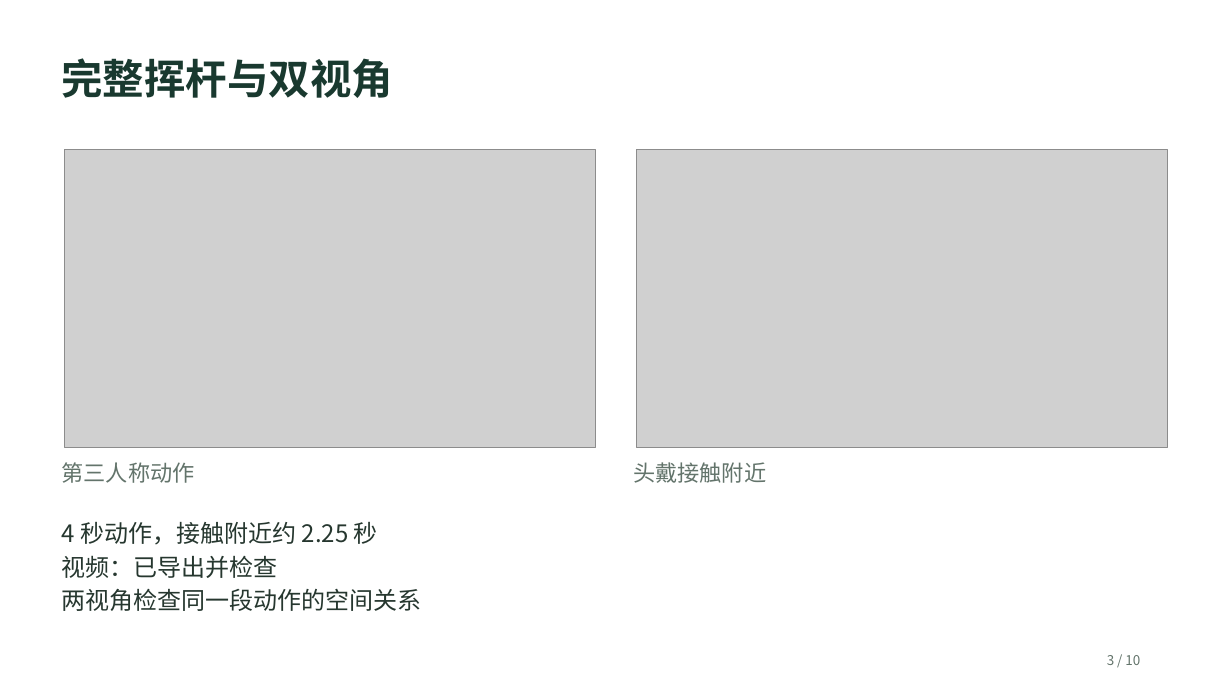
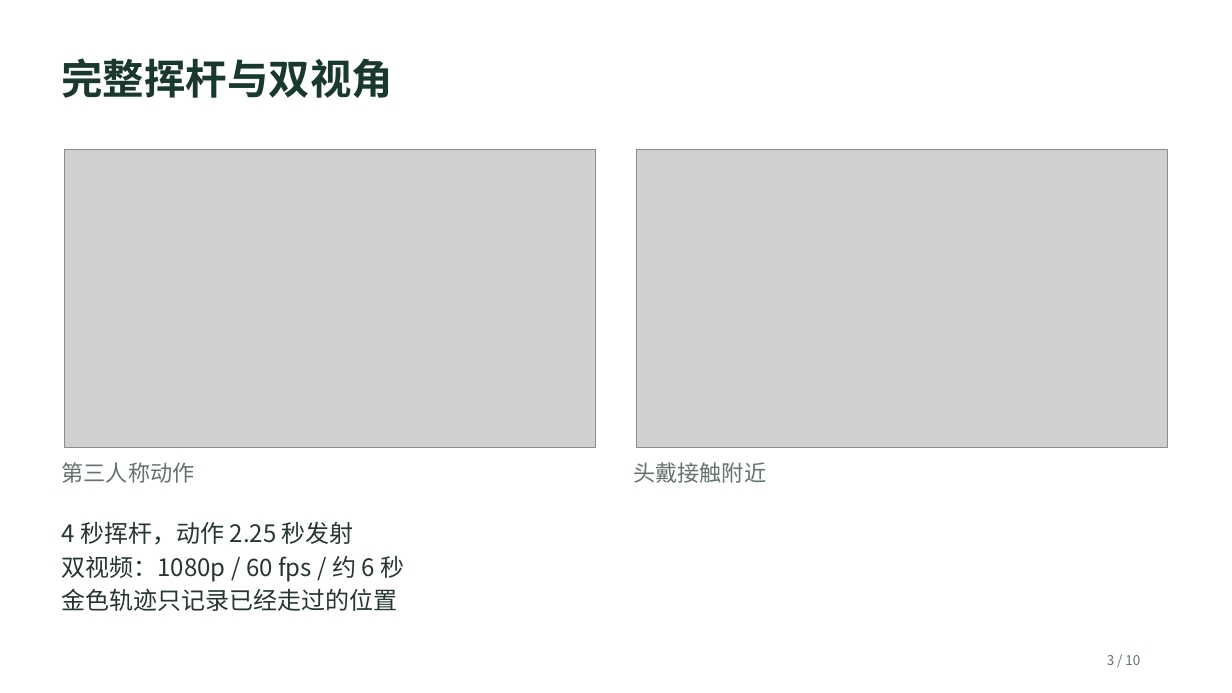
Before and after one commit to homepigge-zky/GolfHeadCam-UE5, a slide deck: slide 3 of Deliverables/演示讲解_10页.pptx. Drawn at 1232x693 pixels with LibreOffice and Linux fonts; fonts in the diff are those of the drawing; grey boxes stand for pictures. Boxes give left, top, right and bottom in pixels: in the first picture for what was removed or moved away, otherwise in the second. Text is boxed around its words. In the diff, an @@ line names an element or a change of style, - is before the commit and + after.

```diff
--- a/Deliverables/演示讲解_10页.pptx
+++ b/Deliverables/演示讲解_10页.pptx
@@ text at (62,522,404,611): text changed @@
-4 秒动作，接触附近约 2.25 秒
-视频：已导出并检查
-两视角检查同一段动作的空间关系
+4 秒挥杆，动作 2.25 秒发射
+双视频：1080p / 60 fps / 约 6 秒
+金色轨迹只记录已经走过的位置
```
Also in this commit, not shown: 6 other slides changed, 48 other files.
